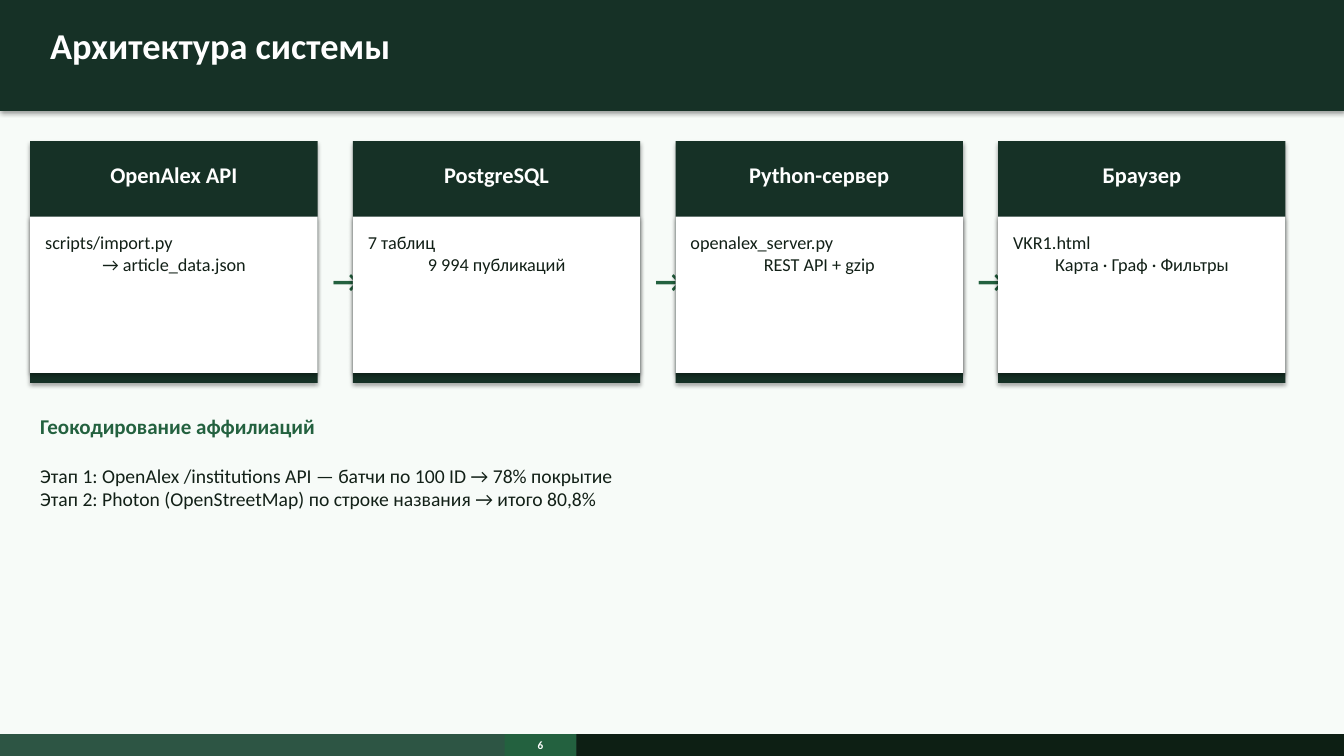
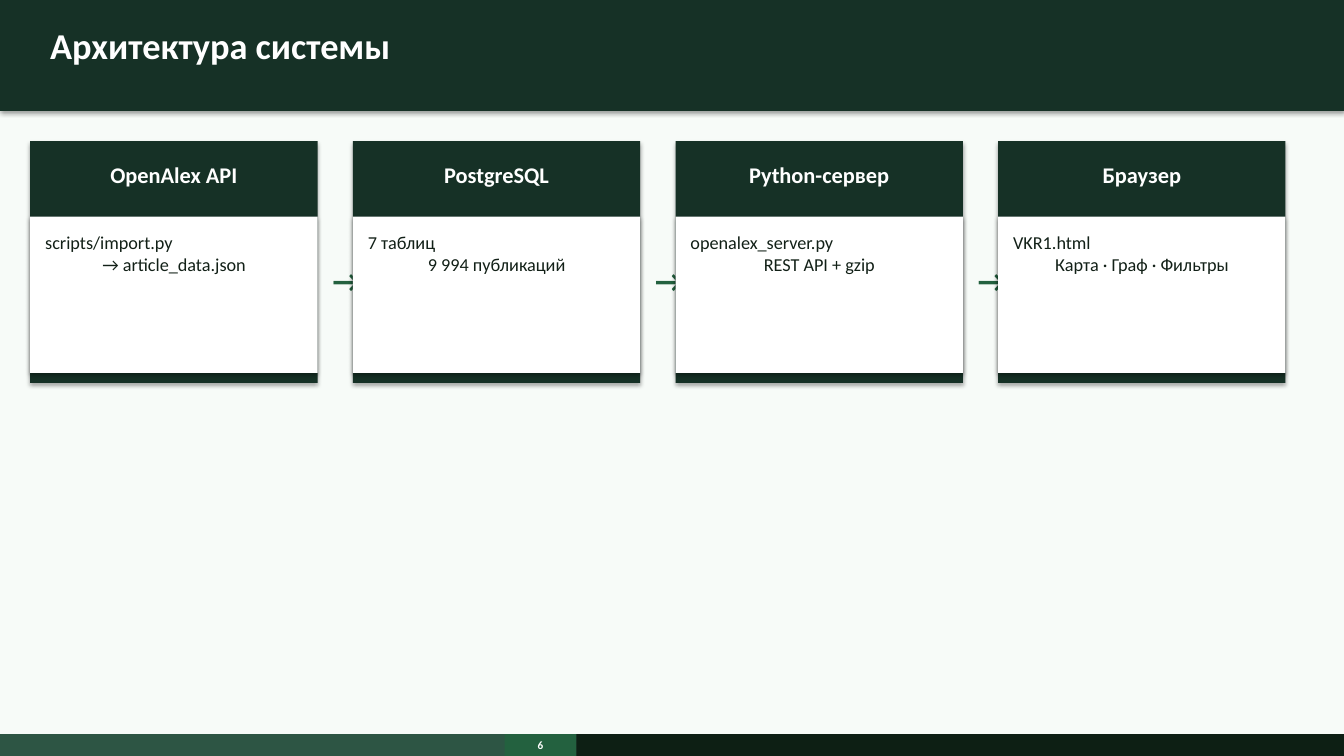
Before and after one commit to surnova2703/muiv3year, a slide deck: slide 6 of docs/Визуализация науки на основе метаданных публикаций и журналов.pptx. Drawn at 1344x756 pixels with LibreOffice and Linux fonts; fonts in the diff are those of the drawing. Boxes give left, top, right and bottom in pixels: in the first picture for what was removed or moved away, otherwise in the second. Text is boxed around its words. In the diff, an @@ line names an element or a change of style, - is before the commit and + after.

```diff
--- a/docs/Визуализация науки на основе метаданных публикаций и журналов.pptx
+++ b/docs/Визуализация науки на основе метаданных публикаций и журналов.pptx
@@ text removed at (x1=40, y1=419, x2=315, y2=438) @@
-Геокодирование аффилиаций
@@ text removed at (x1=40, y1=469, x2=612, y2=509) @@
-Этап 1: OpenAlex /institutions API — батчи по 100 ID → 78% покрытие
-Этап 2: Photon (OpenStreetMap) по строке названия → итого 80,8%
```
